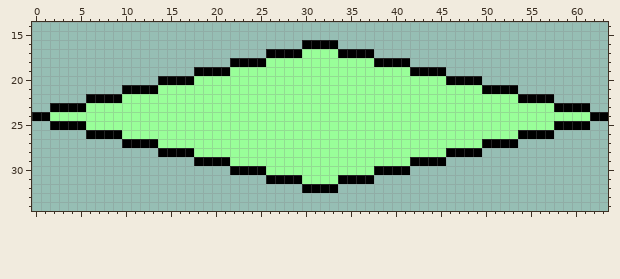
Pixel-art sprite: 01_Graphics/tiles/grass_steep_S.png. The picture above was drawn from the file before the commit.
The file is 64x64 pixels. Shown: x 0..63, y 14..34.
The same view after the edit:
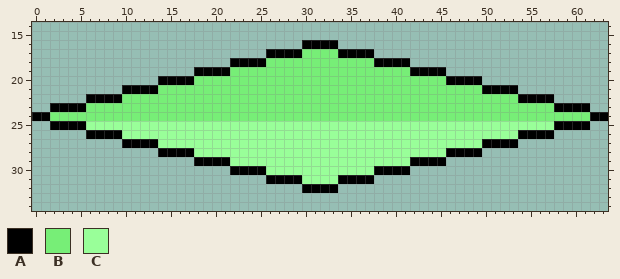
Palette (. is transparent): A #000000  B #77ee77  C #99ff99
Changes in this commit:
y 17: x 30..33 CCCC -> BBBB
y 18: x 26..37 CCCCCCCCCCCC -> BBBBBBBBBBBB
y 19: x 22..41 CCCCCCCCCCCCCCCCCCCC -> BBBBBBBBBBBBBBBBBBBB
y 20: x 18..45 CCCCCCCCCCCCCCCCCCCCCCCCCCCC -> BBBBBBBBBBBBBBBBBBBBBBBBBBBB
y 21: x 14..49 CCCCCCCCCCCCCCCCCCCCCCCCCCCCCCCCCCCC -> BBBBBBBBBBBBBBBBBBBBBBBBBBBBBBBBBBBB
y 22: x 10..53 CCCCCCCCCCCCCCCCCCCCCCCCCCCCCCCCCCCCCCCCCCCC -> BBBBBBBBBBBBBBBBBBBBBBBBBBBBBBBBBBBBBBBBBBBB
y 23: x 6..57 CCCCCCCCCCCCCCCCCCCCCCCCCCCCCCCCCCCCCCCCCCCCCCCCCCCC -> BBBBBBBBBBBBBBBBBBBBBBBBBBBBBBBBBBBBBBBBBBBBBBBBBBBB
y 24: x 2..61 CCCCCCCCCCCCCCCCCCCCCCCCCCCCCCCCCCCCCCCCCCCCCCCCCCCCCCCCCCCC -> BBBBBBBBBBBBBBBBBBBBBBBBBBBBBBBBBBBBBBBBBBBBBBBBBBBBBBBBBBBB
